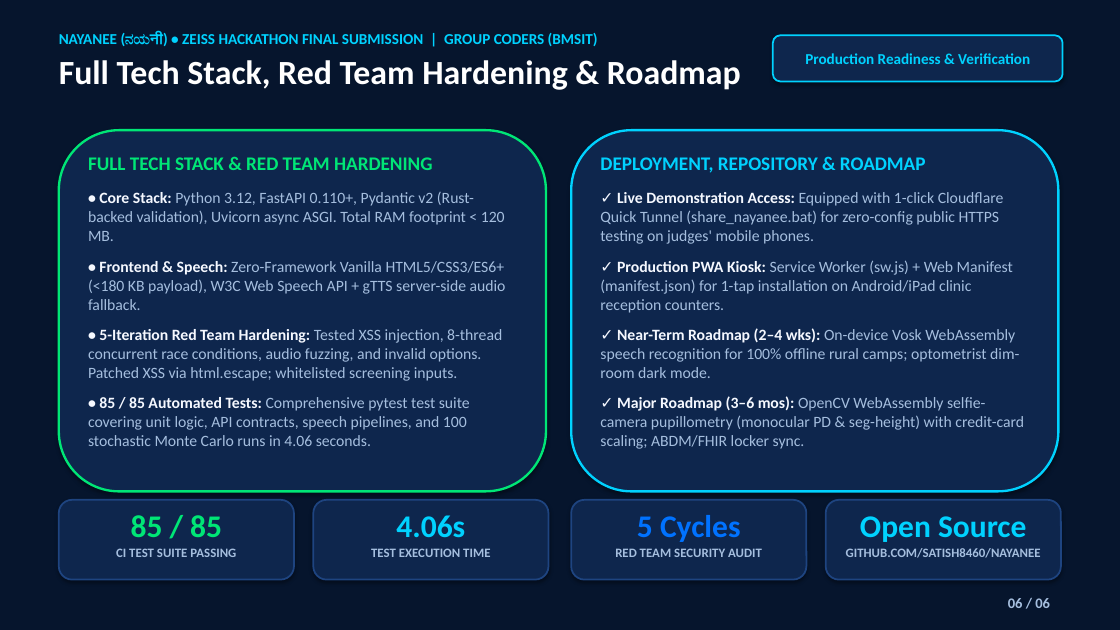
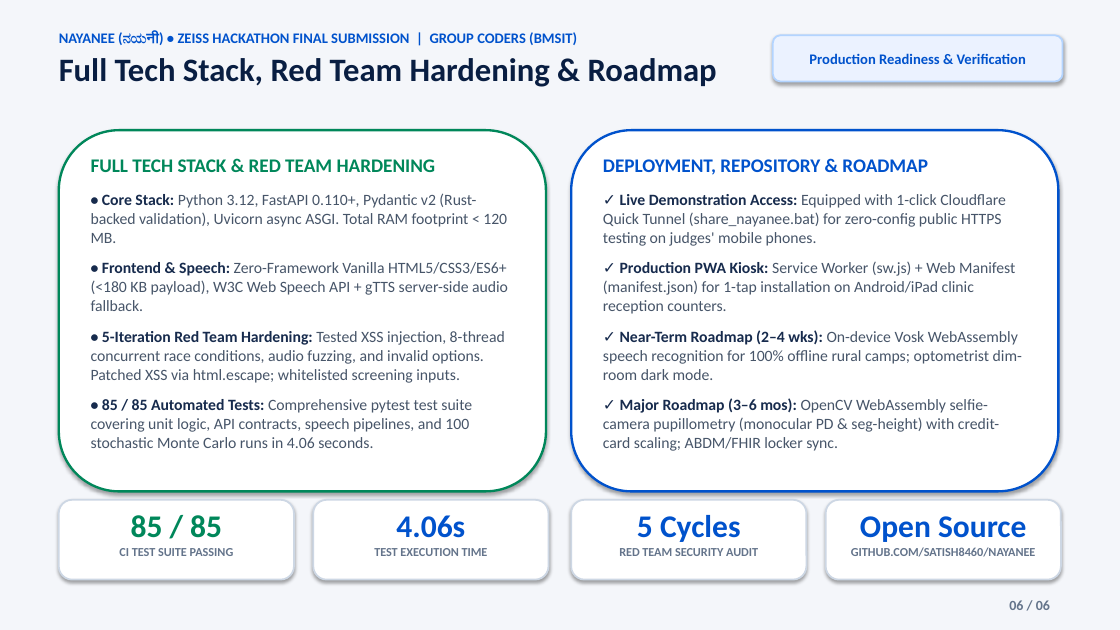
Before and after one commit to Satish8460/Nayanee, a slide deck: slide 6 of docs/Nayanee_Final_Presentation_Coders_6_Slides_v2.pptx. Drawn at 1120x630 pixels with LibreOffice and Linux fonts; fonts in the diff are those of the drawing. Boxes give left, top, right and bottom in pixels: in the first picture for what was removed or moved away, otherwise in the second. Text is boxed around its words. In the diff, an @@ line names an element or a change of style, - is before the commit and + after.

Commit message:
feat(presentation): redesign 6-slide deck with executive light theme and clinical typography

```diff
--- a/docs/Nayanee_Final_Presentation_Coders_6_Slides_v2.pptx
+++ b/docs/Nayanee_Final_Presentation_Coders_6_Slides_v2.pptx
@@ rectangle at (0,0,1120,630): fill #06152D to #F4F6FA @@
@@ text "NAYANEE (ನಯनी) • ZEISS HACKATHON ..." at (59,32,717,87): size 13 to 12.5 pt, text colour #00D2FF to #0052CC in "NAYANEE (ನಯनी) • ZEISS HACKATHON FINAL SUBMISSION ..."; size 29 to 28 pt, text colour #FFFFFF to #091E42 in "Full Tech Stack, Red Team Hardening & ..."; less space between paragraphs @@
@@ rounded rectangle "Production Readiness & Verification" at (773,35,1063,82): size 13 to 12.5 pt, text colour #00D2FF to #0052CC; fill #0E264D to #EBF2FF; outline #00D2FF 1.5 pt to #B3D4FF 1.5 pt @@
@@ rounded rectangle at (59,130,546,492): fill #0E264D to #FFFFFF; outline #00E676 2 pt to #00875A 2 pt @@
@@ text "FULL TECH STACK & RED ..." at (91,159,508,448): text colour #00E676 to #00875A in "FULL TECH STACK & RED TEAM HARDENING"; text colour #F5F8FF to #172B4D in "• Core Stack:", "• Frontend & Speech:", "• 5-Iteration Red Team Hardening:", "• 85 / 85 Automated Tests:"; text colour #A5BEDE to #475569 in "Python 3.12, FastAPI 0.110+, Pydantic v2 (Rust-backed ...", "Zero-Framework Vanilla HTML5/CSS3/ES6+ (<180 KB payload), W3 ...", "Tested XSS injection, 8-thread concurrent race conditions, ...", "Comprehensive pytest test suite covering unit logic, ..." @@
@@ rounded rectangle at (571,130,1059,492): fill #0E264D to #FFFFFF; outline #00D2FF 2 pt to #0052CC 2 pt @@
@@ text "DEPLOYMENT, REPOSITORY & ROADMAP" at (603,159,1022,451): text colour #00D2FF to #0052CC in "DEPLOYMENT, REPOSITORY & ROADMAP"; text colour #F5F8FF to #172B4D in "✓ Live Demonstration Access:", "✓ Production PWA Kiosk:", "✓ Near-Term Roadmap (2–4 wks):", "✓ Major Roadmap (3–6 mos):"; text colour #A5BEDE to #475569 in "Equipped with 1-click Cloudflare Quick Tunnel (share_nayanee ...", "Service Worker (sw.js) + Web Manifest (manifest.json) ...", "On-device Vosk WebAssembly speech recognition for 100% ...", "OpenCV WebAssembly selfie-camera pupillometry (monocular PD  ..." @@
@@ text "85 / 85" at (119,515,234,556): text colour #00E676 to #00875A in "85 / 85"; size 11 to 10.5 pt, text colour #A5BEDE to #64748B in "CI TEST SUITE PASSING" @@
@@ fill #0E264D to #FFFFFF; outline #1E4480 1.5 pt to #CDD7E4 1.5 pt in 4 elements at (313,500,549,580), (571,500,807,580), (826,500,1061,580), (59,500,294,580) @@
@@ text "4.06s" at (374,515,488,556): text colour #00D2FF to #0052CC in "4.06s"; size 11 to 10.5 pt, text colour #A5BEDE to #64748B in "TEST EXECUTION TIME" @@
@@ text "5 Cycles" at (619,515,758,556): text colour #0072FF to #0052CC in "5 Cycles"; size 11 to 10.5 pt, text colour #A5BEDE to #64748B in "RED TEAM SECURITY AUDIT" @@
@@ text "Open Source" at (851,516,1035,557): text colour #00D2FF to #0052CC in "Open Source"; size 11 to 10.5 pt, text colour #A5BEDE to #64748B in "GITHUB.COM/SATISH8460/NAYANEE" @@
@@ text "06 / 06" at (1009,600,1050,610): size 12.5 to 12 pt, text colour #A5BEDE to #64748B @@
```
Also in this commit, not shown: 5 other slides changed, 3 other files.
